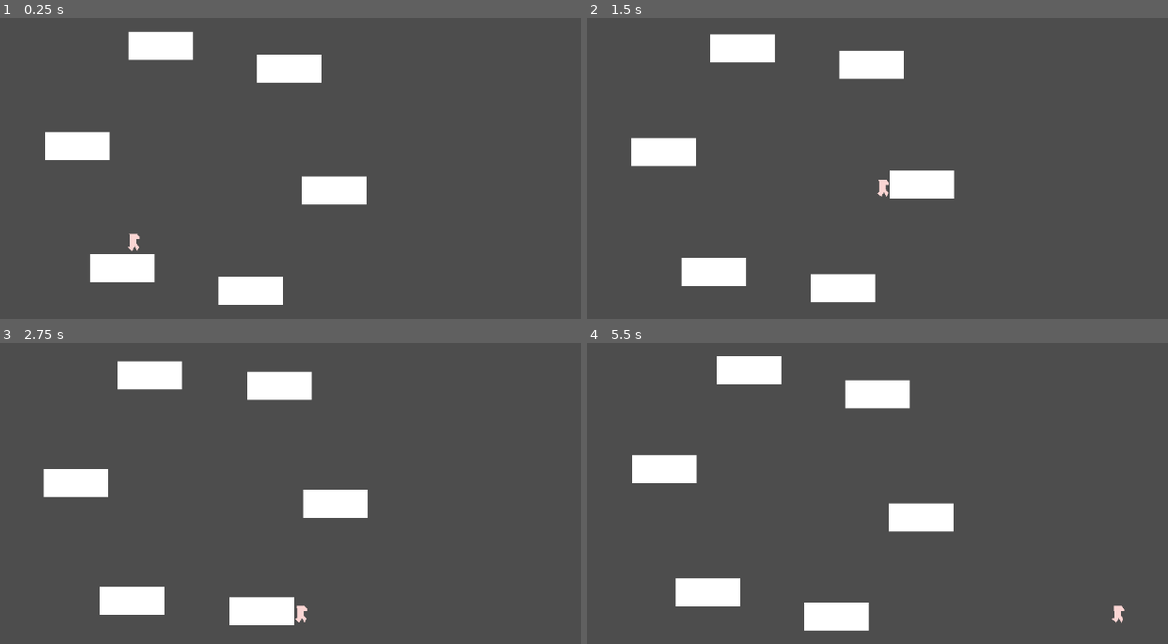
Above: before the commit, frames 1-4 (two rows, left to right).
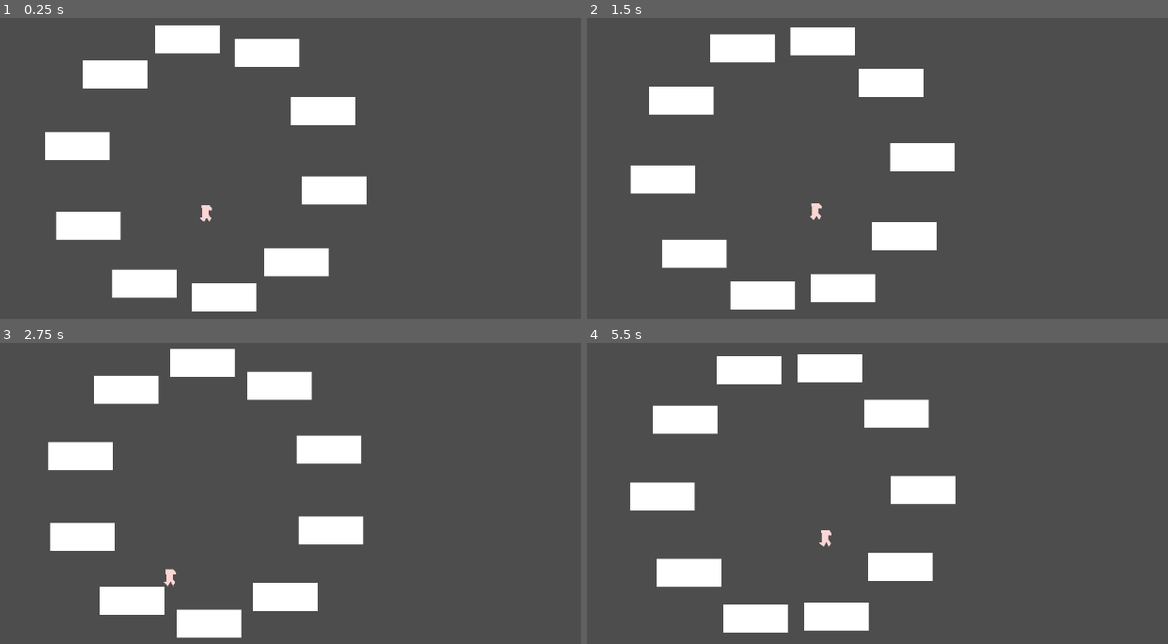
Above: after the commit, the same moments.

Repository: Vibhab-T/serious
Game: Godot game, scene res://test_main.tscn
The game is run twice, just before and just after one commit, with the same random seed, the same clock (stepped at 60 frames per second) and the same inputs.
Inputs:
- Up to frame 1 (0.25 s): no input
- Up to frame 2 (1.5 s): tap Enter (ui_accept) at 0.5, 0.77 s; hold Right (ui_right) from 0.53 s (still down)
- Up to frame 3 (2.75 s): tap Enter (ui_accept) at 1.52 s; release Right (ui_right) at 2.03 s; hold Left (ui_left) from 2.03 s (still down)
- Up to frame 4 (5.5 s): release Left (ui_left) at 2.78 s; hold Right (ui_right) 2.78-4.28 s; tap Enter (ui_accept) at 3.02, 3.77, 4.52 s; hold Left (ui_left) 4.28-5.03 s; hold Right (ui_right) from 5.03 s (still down)

The runs differ from the first frame. In frame 1, 9.8% of the frame differs, in the area x 9-62%, y 2-98%; in frame 2, 12%; in frame 3, 11%; in frame 4, 12%, in the area x 7-93%, y 3-97%.

Commit message:
ADDED: player resets after falling y>=190

Diff:
--- a/ferris-single-plat.tscn
+++ b/ferris-single-plat.tscn
@@ -1,11 +1,8 @@
 [gd_scene format=3 uid="uid://usmroxpc0f5n"]
-
-[ext_resource type="Script" uid="uid://wddtfq8b6qvy" path="res://ferris-single-plat.gd" id="1_koc2w"]
 
 [sub_resource type="RectangleShape2D" id="RectangleShape2D_1ml6c"]
 
 [node name="AnimatableBody2D" type="AnimatableBody2D" unique_id=293009516]
-script = ExtResource("1_koc2w")
 
 [node name="CollisionShape2D" type="CollisionShape2D" parent="." unique_id=1748927327]
 scale = Vector2(5, 2.5)
--- a/player.gd
+++ b/player.gd
@@ -9,6 +9,9 @@
 	# Add the gravity.
 	if not is_on_floor():
 		velocity += get_gravity() * delta
+
+	if (position.y >= 190):
+		position = Vector2(0,0)
 
 	# Handle jump.
 	if Input.is_action_just_pressed("ui_accept") and is_on_floor():
--- a/test_main.tscn
+++ b/test_main.tscn
@@ -10,12 +10,12 @@
 [node name="Camera2D" type="Camera2D" parent="." unique_id=1904345030]
 
 [node name="boundaey" type="StaticBody2D" parent="." unique_id=1257402859]
-position = Vector2(0, 200)
+position = Vector2(0, 220)
 
 [node name="CollisionShape2D" type="CollisionShape2D" parent="boundaey" unique_id=2125463113]
 shape = SubResource("WorldBoundaryShape2D_tcanr")
 
 [node name="Ferris" parent="." unique_id=1066585455 instance=ExtResource("1_b6ro0")]
+plat_count = 10
 
 [node name="CharacterBody2D" parent="." unique_id=1825556768 instance=ExtResource("2_tcanr")]
-position = Vector2(-89, 127)
